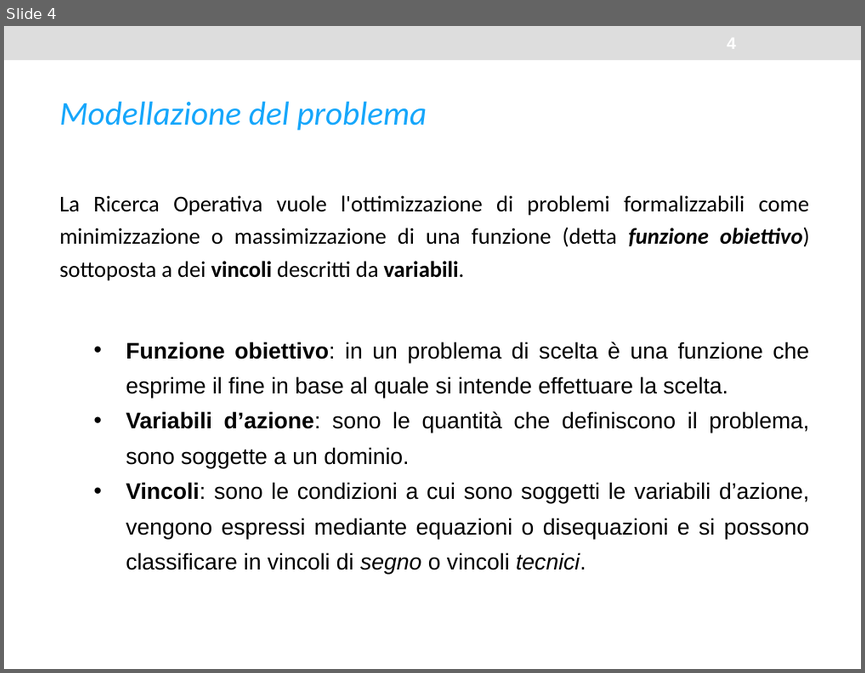
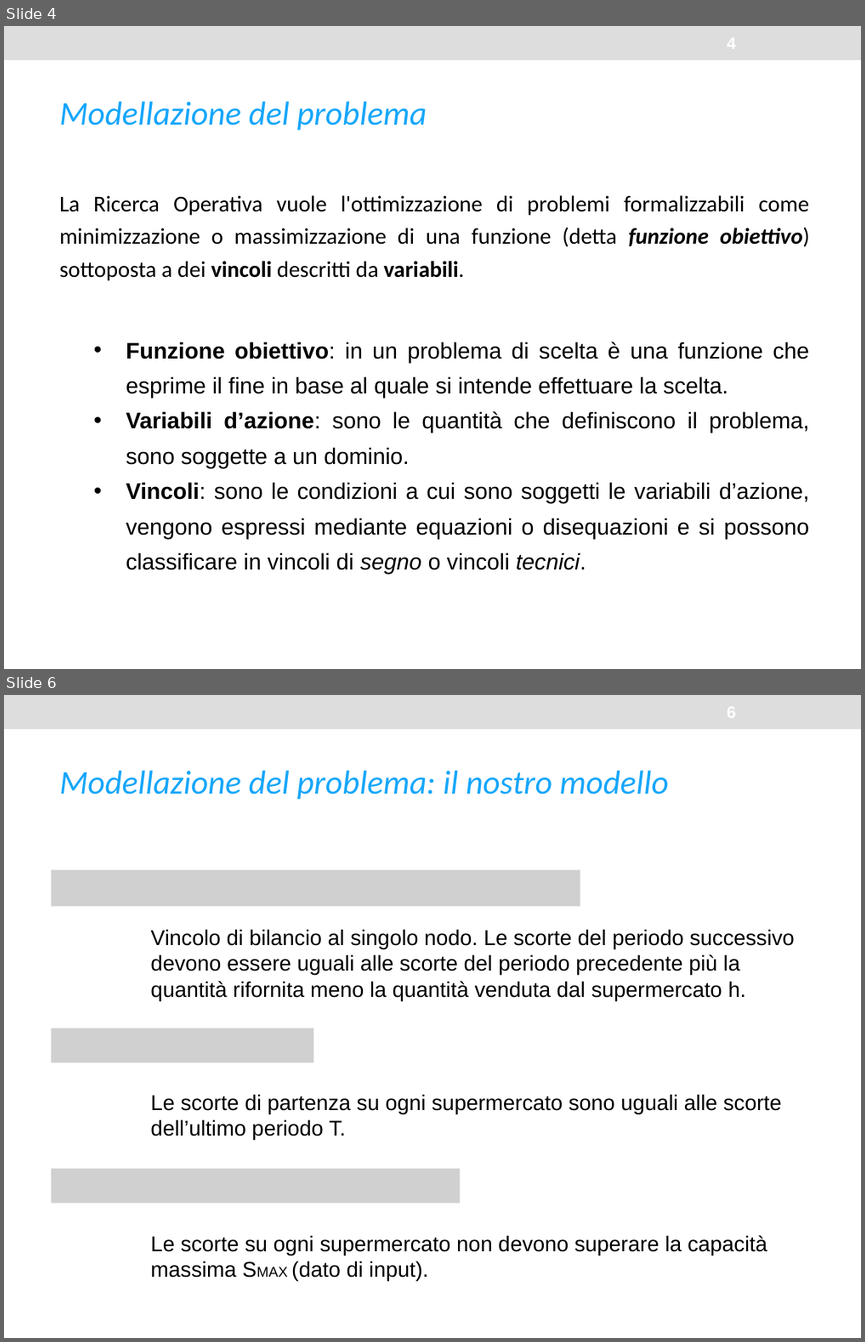
Before and after one commit to gentiliniluca/Inventory_Routing, a slide deck: Presentazione.pptx. Shown one above the other, each under a label of ours: slide 4 before the commit, slides 4 and 6 after it; the slides between them are not shown. The pictures are 865x673 and 865x1342 pixels, drawn with LibreOffice and Linux fonts; fonts in the diff are those of the drawing; grey boxes stand for pictures. Boxes give left, top, right and bottom in pixels: in the first picture for what was removed or moved away, otherwise in the second. Text is boxed around its words. In the diff, an @@ line names an element or a change of style, - is before the commit and + after.

```diff
--- a/Presentazione.pptx
+++ b/Presentazione.pptx
@@ slide 6 added at bbox=[4, 695, 861, 1338], background #FFFFFF; not listed: 1 template element that a slide beside it also shows @@
@@ text added at bbox=[59, 770, 669, 800], 28 pt, text #15A6FB, italic @@
+Modellazione del problema: il nostro modello
@@ picture added at bbox=[51, 870, 579, 907] @@
@@ text added at bbox=[151, 929, 794, 1001], 18 pt, text #000000 @@
+Vincolo di bilancio al singolo nodo. Le scorte del periodo successivo devono essere uguali alle scorte del periodo precedente più la quantità rifornita meno la quantità venduta dal supermercato h.
@@ picture added at bbox=[51, 1028, 314, 1062] @@
@@ text added at bbox=[151, 1094, 782, 1140], 18 pt, text #000000 @@
+Le scorte di partenza su ogni supermercato sono uguali alle scorte dell’ultimo periodo T.
@@ picture added at bbox=[51, 1168, 460, 1202] @@
@@ text added at bbox=[151, 1235, 767, 1281], 18 pt, text #000000 @@
+Le scorte su ogni supermercato non devono superare la capacità massima SMAX (dato di input).
```
Also in this commit, not shown: 1 slide changed, 1 other slide added.
